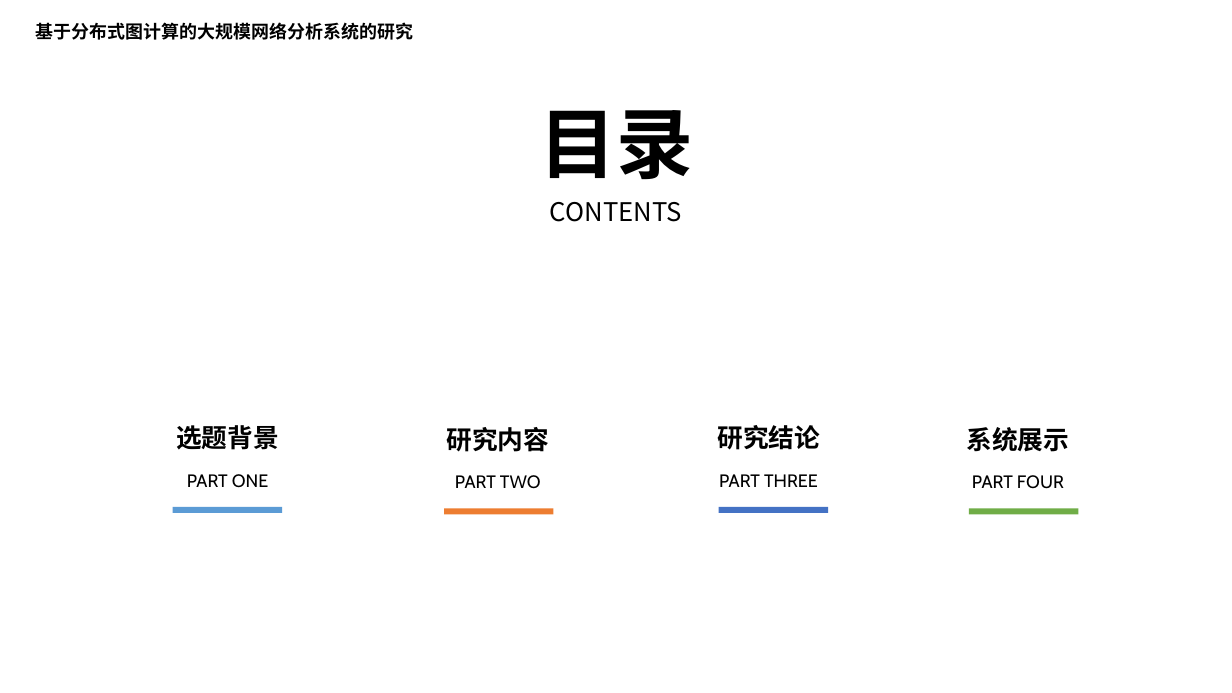
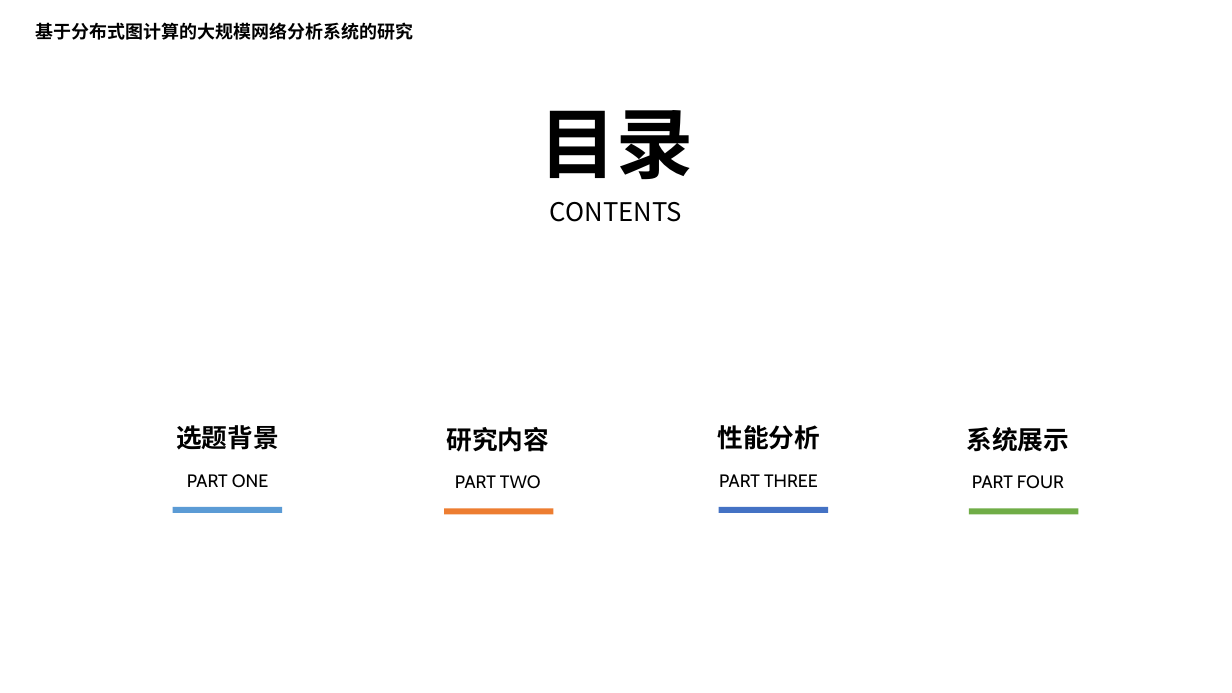
Before and after one commit to zhaobingcn/mypaper, a slide deck: slide 2 of 赵炳-答辩报告 [自动保存].pptx. Drawn at 1232x693 pixels with LibreOffice and Linux fonts; fonts in the diff are those of the drawing; background and template pictures are left out. Boxes give left, top, right and bottom in pixels: in the first picture for what was removed or moved away, otherwise in the second. Text is boxed around its words. In the diff, an @@ line names an element or a change of style, - is before the commit and + after.

```diff
--- a/赵炳-答辩报告 [自动保存].pptx
+++ b/赵炳-答辩报告 [自动保存].pptx
@@ text at (718, 425, 821, 450): text changed @@
-研究结论
+性能分析
```
Also in this commit, not shown: 15 other slides changed, 14 slides added, 13 slides removed, 1 other file.
